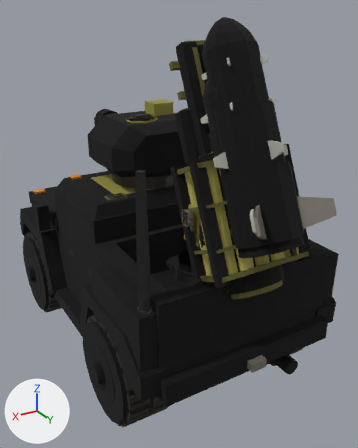
The glTF model resources/3d/jackal_armored.glb as it was, and as the next commit left it.
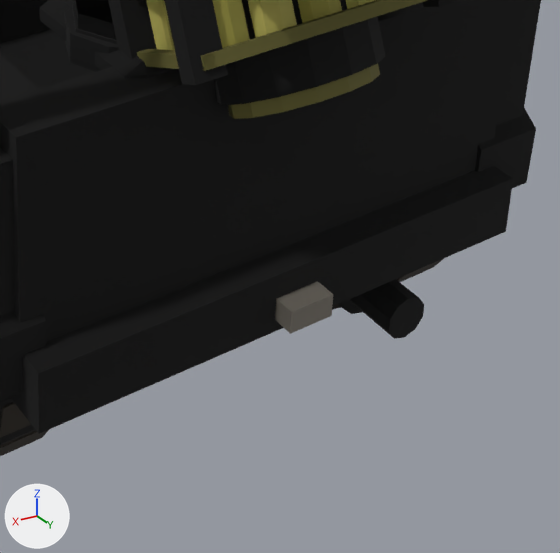
There are two pictures of each version: one whole from a 50 mm lens placed at (2.43, 4.71, 3.64), pointed at (-0.16, 0.39, 1.48), one close up on the part from 43% to 96% of the width and 58% to 100% of the height. The axes (+X, +Y, +Z) are drawn at lower left. The lights are the same throughout. The last two pictures show the newer version. Where no turn or scale is listed for an object, it has been applied to the vertices. Vertices at exactly the same position are counted once.

In view in the first close-up: 'Armored_GradFloor', 'Armored_GradFrameTop3', 'Armored_GradSideRail1', 'Armored_GradTube33', 'Armored_GradTube34', 'Armored_GradTurntable', 'Armored_Hull', 'Armored_StageLauncherTurntable', 'Armored_Tube', 'Armored_TubePlate', 'Armored_TubeRearCap', 'Armored_Wheel_L2' and 9 more.
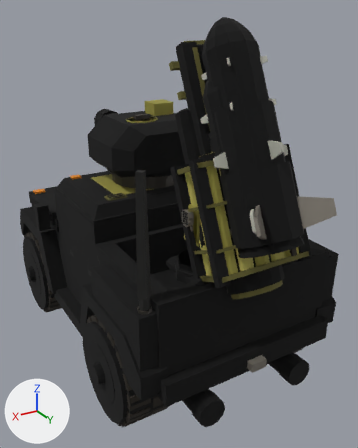
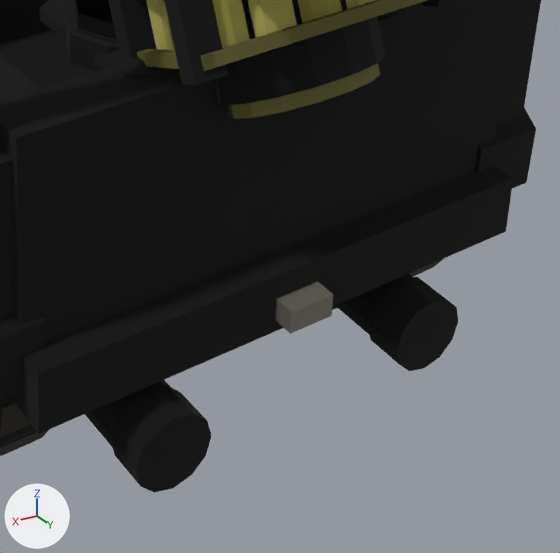
Where the change shows, as pixel boxes [x1, y1, x2, y2] in the close-ups (560 x 553 px):
'Armored_UpNitro', added: after [85, 274, 458, 493]
part 1 of me_armored_hull, deleted: before [338, 279, 424, 339]

Edits to the bpy script that builds the scene:
```text
Change me_armored_hull:
    used by ob_armored_hull; parent = ob_armored_root; location = (0.0, 0.0, 0.0)
    remove me_armored_hull.from_pydata(...)  # 2844 vertices, 4720 faces; spans x -1.12..1.12, y -2.08..2.04, z 0.32..2.12
    add me_armored_hull.from_pydata(...)  # 2644 vertices, 4384 faces; spans x -1.12..1.12, y -2.08..2.04, z 0.32..2.12
    me_armored_hull part 1: 17 loose pieces with 200 vertices, spanning x -0.61..-0.39, y -0.5..1.95, z 0.36..0.58, are deleted
Add me_armored_upnitro:
    me_armored_upnitro.from_pydata(...)  # 1376 vertices, 2696 faces; spans x -0.63..0.63, y -0.5..2.05, z 0.34..0.6
    # faces by material slot: [24, 1720, 96, 184, 104, 568]
    me_armored_upnitro.materials.append(mat_armored_olivedark)  # dark yellow #625e2a
    me_armored_upnitro.materials.append(mat_armored_black)  # black #181816
    me_armored_upnitro.materials.append(mat_armored_metal)  # dark grey #3c3832
    me_armored_upnitro.materials.append(mat_armored_steel)  # grey #8c867c
    me_armored_upnitro.materials.append(mat_armored_red)  # red #b02818
    me_armored_upnitro.materials.append(mat_armored_contour)  # black #000000
Add ob_armored_upnitro:
    ob_armored_upnitro = bpy.data.objects.new('Armored_UpNitro', me_armored_upnitro)
    ob_armored_upnitro.parent = ob_armored_hull
    ob_armored_upnitro.location = (0.0, 0.0, 0.0)
```
